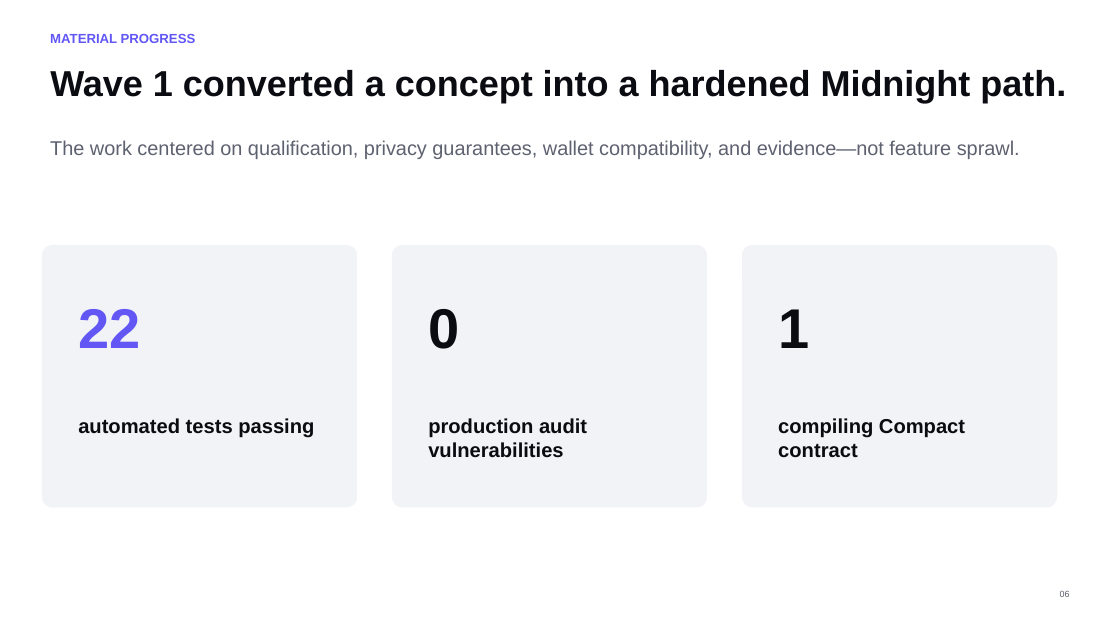
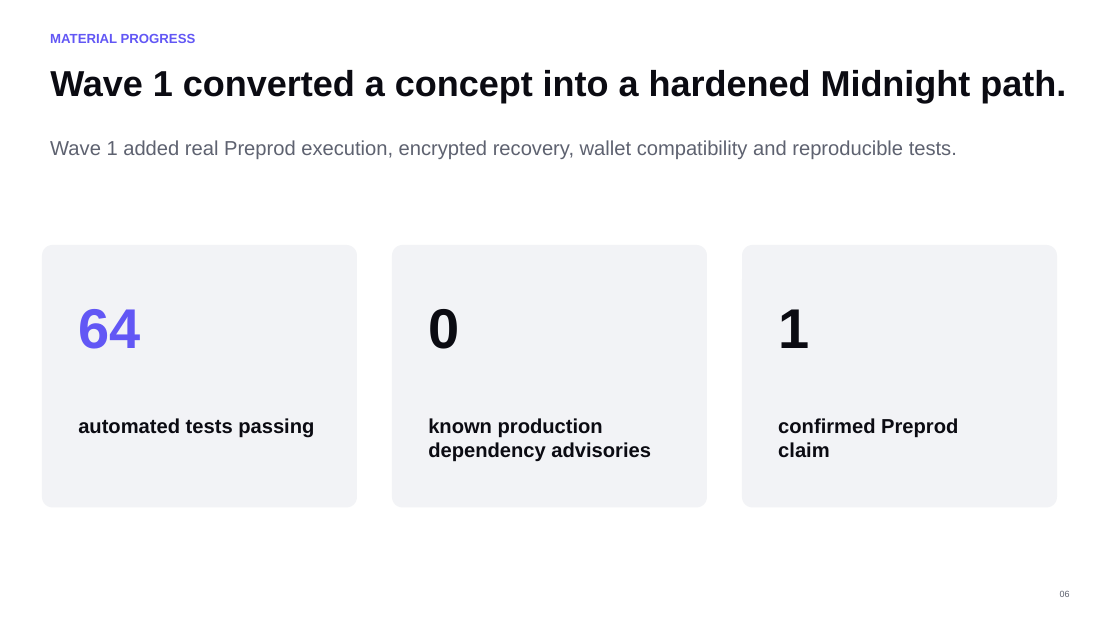
Before and after one commit to 0xNexuz/aletheia, a slide deck: slide 6 of submission/Aletheia_Midnight_Buildathon_Wave1.pptx. Drawn at 1120x630 pixels with LibreOffice and Linux fonts; fonts in the diff are those of the drawing. Boxes give left, top, right and bottom in pixels: in the first picture for what was removed or moved away, otherwise in the second. Text is boxed around its words. In the diff, an @@ line names an element or a change of style, - is before the commit and + after.

Commit message:
fix: align submission evidence and hosted contract discovery

```diff
--- a/submission/Aletheia_Midnight_Buildathon_Wave1.pptx
+++ b/submission/Aletheia_Midnight_Buildathon_Wave1.pptx
@@ text at <box>50,140,957,159</box>: text changed; size 17.1 to 17.2 pt @@
-The work centered on qualification, privacy guarantees, wallet compatibility, and evidence—not feature sprawl.
+Wave 1 added real Preprod execution, encrypted recovery, wallet compatibility and reproducible tests.
@@ text at <box>78,309,140,349</box>: text changed @@
-22
+64
@@ text at <box>428,418,651,462</box>: text changed @@
-production audit vulnerabilities
+known production dependency advisories
@@ text at <box>778,418,958,458</box>: text changed @@
-compiling Compact contract
+confirmed Preprod claim
```
Also in this commit, not shown: 7 other slides changed, 16 other files.
